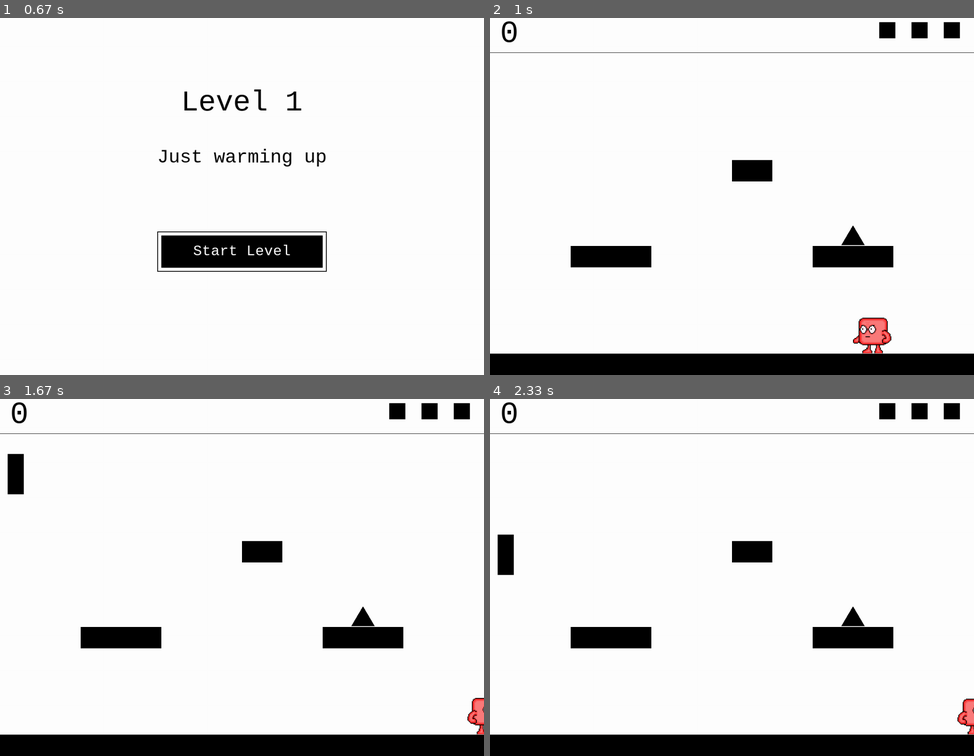
Above: before the commit, frames 1-4 (two rows, left to right).
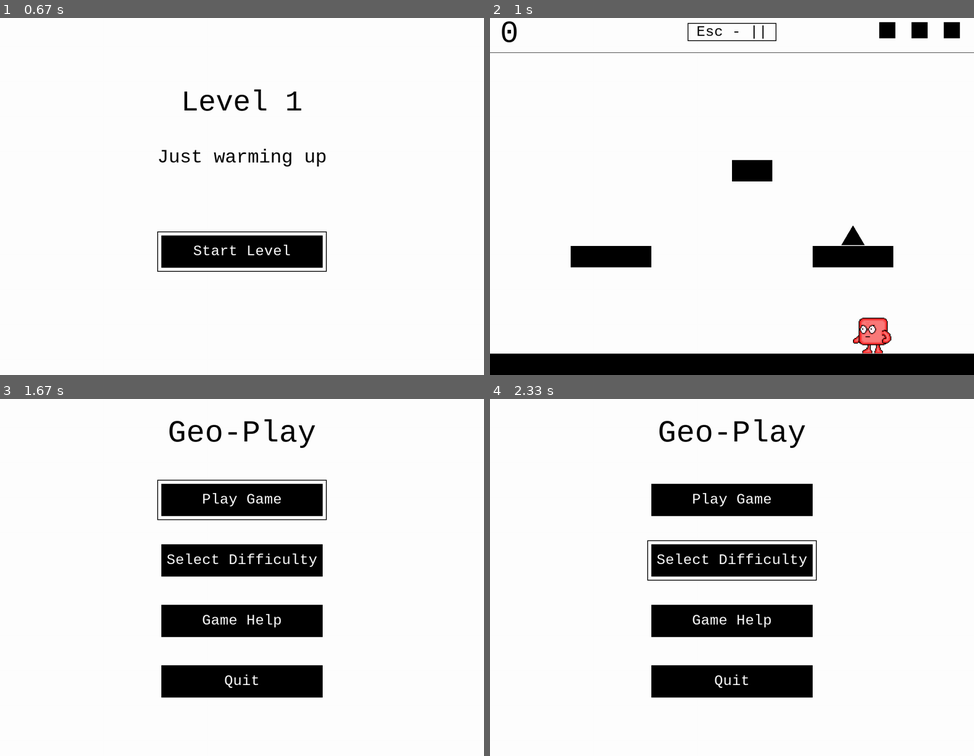
Above: after the commit, the same moments.

Repository: stevenacalhoun/geoplay
Game: pygame game, started from geometricPlay.py
Same seed, same stepped clock (60 frames per second), same inputs: the game is played once before the commit and once after it.
Inputs:
- Up to frame 1 (0.67 s): tap Enter at 0.33 s
- Up to frame 2 (1 s): tap Enter at 0.67 s
- Up to frame 3 (1.67 s): hold Esc 1-1.47 s; hold Right 1-1.47 s; tap Enter at 1.5 s
- Up to frame 4 (2.33 s): hold Down 1.83-2.3 s

Frame 1 is identical in both runs. In frame 2, 0.2% of the frame differs, in the area x 40-60%, y 1-7%; in frame 3, 22%, in the area x 0-100%, y 0-100%; in frame 4, 22%.

Commit message:
Added a pause screen, still need to add the rectangle rain key

Diff:
--- a/lib/boxes.py
+++ b/lib/boxes.py
@@ -4,14 +4,23 @@
 from constants import *
 
 class Box():
-  def __init__(self, screen, width, height, color):
+  def __init__(self, screen, width, height, color, alpha=255):
     self.screen = screen
     self._width = width
     self._height = height
     self._color = color
+    self.alpha = alpha
 
   def _draw(self, location=(0,0)):
-    pygame.draw.rect(self.screen, self._color, (location, (self._width, self._height)))
+    self.location = location
+    self.image = pygame.Surface((self._width, self._height))
+    self.image.fill(self._color)
+
+    self.rect = self.image.get_rect()
+    self.topLeft = location
+    self.image.set_alpha(self.alpha)
+
+    self.screen.blit(self.image, location)
 
   def drawByCenter(self, center=(0,0)):
     centerX, centerY = center
@@ -23,8 +32,12 @@
 
   def drawByTopLeft(self, topLeft=(0,0)):
     self.locX, self.locY = topLeft
-    self._draw((drawX, drawY))
+    self._draw((self.locX, self.locY))
 
   def outline(self, padding=(10, 10), color=BLACK):
     padX, padY = padding
     pygame.draw.rect(self.screen, color, (self.locX - (padX), self.locY - (padY), self._width + (padX*2), self._height + (padY*2)), 2)
+
+  def changeTransparency(self, alpha=0):
+    self.image.set_alpha(alpha)
+    self.screen.blit(self.image, self.location)
--- a/lib/scenes.py
+++ b/lib/scenes.py
@@ -137,11 +137,20 @@
   def resetLives(self):
     self.remainingLives = 3
 
+  def displayPauseButton(self):
+    pauseBox = Box(self.screen, 200, 25, WHITE)
+    pauseBox.drawByCenter((SCREEN_WIDTH/2, 50))
+    pauseBox.outline()
+
+    pauseLabel = TextLine(self.screen, str("Esc - ||"), color=BLACK, size=36)
+    pauseLabel.drawByCenter(center=(SCREEN_WIDTH/2, 50))
+
   def update(self):
     # Re draw the HUD
     pygame.draw.line(self.screen, BLACK, (0, HUD_HEIGHT), (SCREEN_WIDTH, HUD_HEIGHT))
     self.displayScore()
     self.displayLives()
+    self.displayPauseButton()
 
 class LevelScene(Scene):
   def __init__(self, screen):
@@ -152,6 +161,12 @@
     self.level = getLevel(self.levelNum)
     self.oldTriLoc = 0
 
+    # Keep up with paused state
+    self.paused = False
+    self.selectResume = True
+    self.selectQuit = False
+    self.returnToMain = False
+
   # Start the game
   def display(self):
     self.screen.fill(WHITE)
@@ -172,36 +187,44 @@
     self.rectangleCounter = 0
 
     # Continue so long as we have lives left
-    while self.HUD.livesRemaining():
+    while self.HUD.livesRemaining() and self.returnToMain == False:
       # Let the scene handle the movement
       event = pygame.event.poll()
       if event.type == pygame.KEYDOWN or event.type == pygame.KEYUP:
         self.handleKeyEvent(event)
 
-      # Update the screen and check for collisions
-      self.update()
-      self.checkCollisions()
-      self.draw()
-
-      # Check to see if we need a new level
-      if self.level.levelComplete(self.HUD.score):
-        # Increment to the new level and get the new level object
-        self.levelNum += 1
-        self.level = getLevel(self.levelNum)
-
-        # Show a transition screen
-        self.showLevelTransitionScreen()
-
-        # Regenerate all the new locations and sprites
-        self.platformParams, self.triangleLocs, self.startingLoc = self.level.generateLevel()
-        self.generateSprites()
+      # So long as we're not paused continue showing the game
+      if self.paused == False:
+        # Update the screen and check for collisions
+        self.update()
+        self.checkCollisions()
+        self.draw()
+
+        # Check to see if we need a new level
+        if self.level.levelComplete(self.HUD.score):
+          # Increment to the new level and get the new level object
+          self.levelNum += 1
+          self.level = getLevel(self.levelNum)
+
+          # Show a transition screen
+          self.showLevelTransitionScreen()
+
+          # Regenerate all the new locations and sprites
+          self.platformParams, self.triangleLocs, self.startingLoc = self.level.generateLevel()
+          self.generateSprites()
+
+      else:
+        self.displayPauseInfo()
 
       # Update the display according to the FPS
       pygame.display.flip()
       clock.tick(FRAME_RATE)
 
-    # Go to the game over scene when we're out of lives
-    return Scene.gameOverScene
+    # Go to the game over scene when we're out of lives or to main menu if wev'e quit
+    if self.returnToMain:
+      return Scene.mainMenuScene
+    else:
+      return Scene.gameOverScene
 
   def showLevelTransitionScreen(self):
     self.screen.fill(WHITE)
@@ -283,12 +306,36 @@
   def handleKeyEvent(self, event):
     # Key pushed down
     if event.type == pygame.KEYDOWN:
+      # If we're not paused let McSquare handle the key
       if event.key == pygame.K_LEFT:
-        self.mcSquare.moveLeft()
+        if self.paused:
+          self.togglePauseSelection()
+        else:
+          self.mcSquare.moveLeft()
+
+      # If we're not paused let McSquare handle the key
       elif event.key == pygame.K_RIGHT:
-        self.mcSquare.moveRight()
+        if self.paused:
+          self.togglePauseSelection()
+        else:
+          self.mcSquare.moveRight()
+
+      # Only McSquare uses the space
       elif event.key == pygame.K_SPACE:
         self.mcSquare.jump()
+
+      # Pause when escape is hit
+      elif event.key == pygame.K_ESCAPE:
+        self.paused = not self.paused
+        self.displayPauseOverlay()
+
+      # Let return handle button pusing in the pause menu
+      elif event.key == pygame.K_RETURN:
+        if self.paused:
+          if self.selectResume:
+            self.paused = not self.paused
+          elif self.selectQuit:
+            self.returnToMain = True
 
     # Movement keys let go
     if event.type == pygame.KEYUP:
@@ -366,10 +413,58 @@
     self.rectangleSpriteGroup.draw(self.screen)
     self.triangleSpriteGroup.draw(self.screen)
 
+  # Overlay to blur out the game when it is paused
+  def displayPauseOverlay(self):
+    overlay = Box(self.screen, SCREEN_WIDTH, SCREEN_HEIGHT, WHITE, alpha=128)
+    overlay.drawByTopLeft((0,0))
+
+  # Box that shows a bit of help and the option to resume or quit
+  def displayPauseInfo(self):
+    # Nice sized box centered on the screen
+    pauseBoxWidth = SCREEN_WIDTH/2
+    pauseBoxHeight = SCREEN_HEIGHT/2
+    pauseBoxX = SCREEN_WIDTH/2
+    pauseBoxY = SCREEN_HEIGHT/2
+
+    # Box for all the pause menu stuff
+    pauseBox = Box(self.screen, pauseBoxWidth, pauseBoxHeight, WHITE)
+    pauseBox.drawByCenter((pauseBoxX, pauseBoxY))
+    pauseBox.outline(padding=(0,0))
+
+    ### Need to add some more content to the pause box (rectangle key)
+
+    ## Button info
+    buttonWidth = pauseBoxWidth/4
+    buttonHeight = pauseBoxHeight/8
+
+    # Button to resume play
+    resumeButton = Box(self.screen, buttonWidth, buttonHeight, BLACK)
+    resumeButton.drawByCenter((pauseBoxX - (pauseBoxWidth/4), pauseBoxY + 150))
+    resumeLabel = TextLine(self.screen, "Resume", color=WHITE, size=28)
+    resumeLabel.drawByCenter((pauseBoxX - (pauseBoxWidth/4), pauseBoxY + 150))
+
+    # Button to quit back to the main menu
+    quitButton = Box(self.screen, buttonWidth, buttonHeight, BLACK)
+    quitButton.drawByCenter((pauseBoxX + (pauseBoxWidth/4), pauseBoxY + 150))
+    quitLabel = TextLine(self.screen, "Quit", color=WHITE, size=28)
+    quitLabel.drawByCenter((pauseBoxX ++ (pauseBoxWidth/4), pauseBoxY + 150))
+
+    # Outline the one that is currently selected
+    if self.selectResume == True:
+      resumeButton.outline()
+    elif self.selectQuit == True:
+      quitButton.outline()
+
+  # Toggle which pause button is selected
+  def togglePauseSelection(self):
+    self.selectResume = not self.selectResume
+    self.selectQuit = not self.selectQuit
+
   # Sets the difficult for the level
   def setDifficulty(self, difficulty):
     self.difficulty = difficulty
 
+  # Get the final score to display at the end of the game
   def getFinalProgress(self):
     return self.HUD.score, self.levelNum
 
